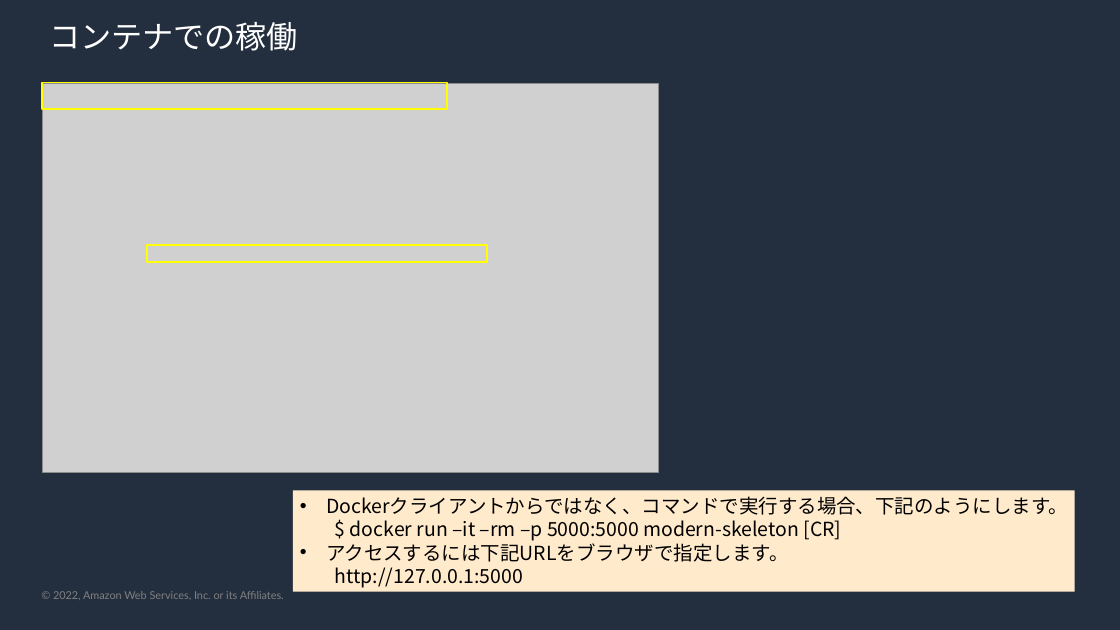
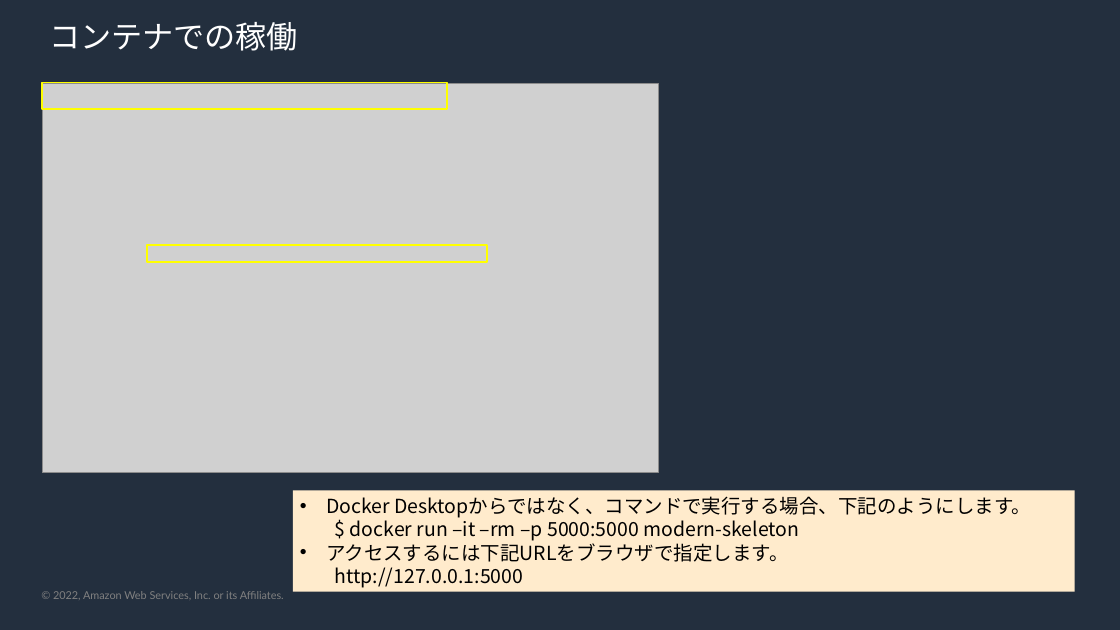
Before and after one commit to kmorooka/modern-skeleton, a slide deck: slide 21 of skeleton-guide.pptx. Drawn at 1120x630 pixels with LibreOffice and Linux fonts; fonts in the diff are those of the drawing; grey boxes stand for pictures; background and template pictures are left out. Boxes give left, top, right and bottom in pixels: in the first picture for what was removed or moved away, otherwise in the second. Text is boxed around its words. In the diff, an @@ line names an element or a change of style, - is before the commit and + after.

```diff
--- a/skeleton-guide.pptx
+++ b/skeleton-guide.pptx
@@ text in rectangle at box(326, 496, 1031, 541): text changed @@
-• Dockerクライアントからではなく、コマンドで実行する場合、下記のようにします。
-$ docker run –it –rm –p 5000:5000 modern-skeleton [CR]
+• Docker Desktopからではなく、コマンドで実行する場合、下記のようにします。
+$ docker run –it –rm –p 5000:5000 modern-skeleton
```
Also in this commit, not shown: 9 other slides changed, 3 other files.
